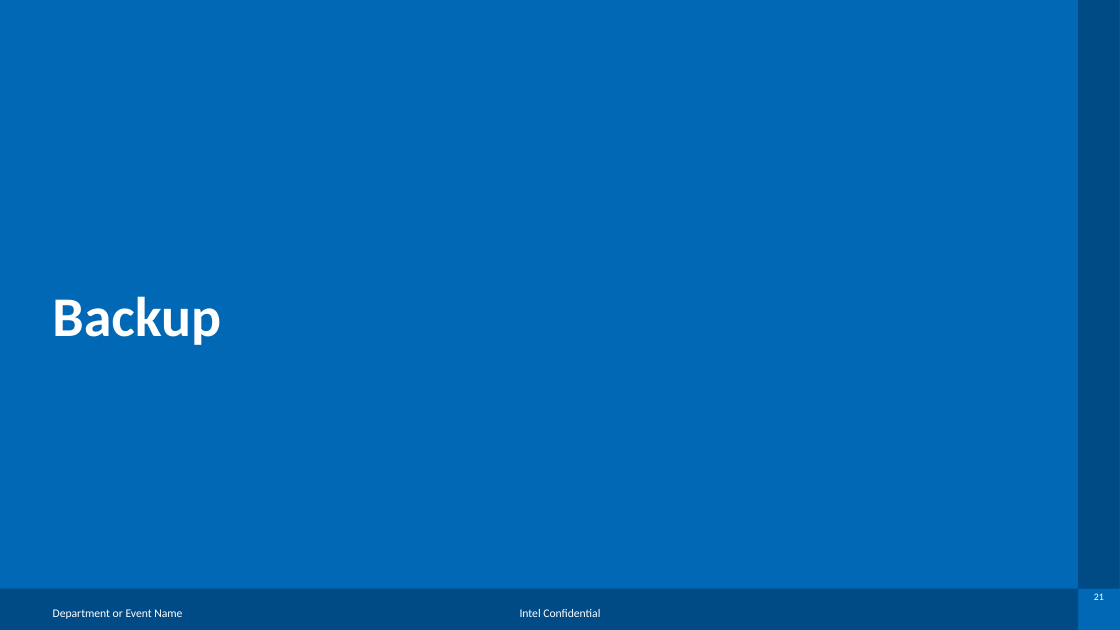
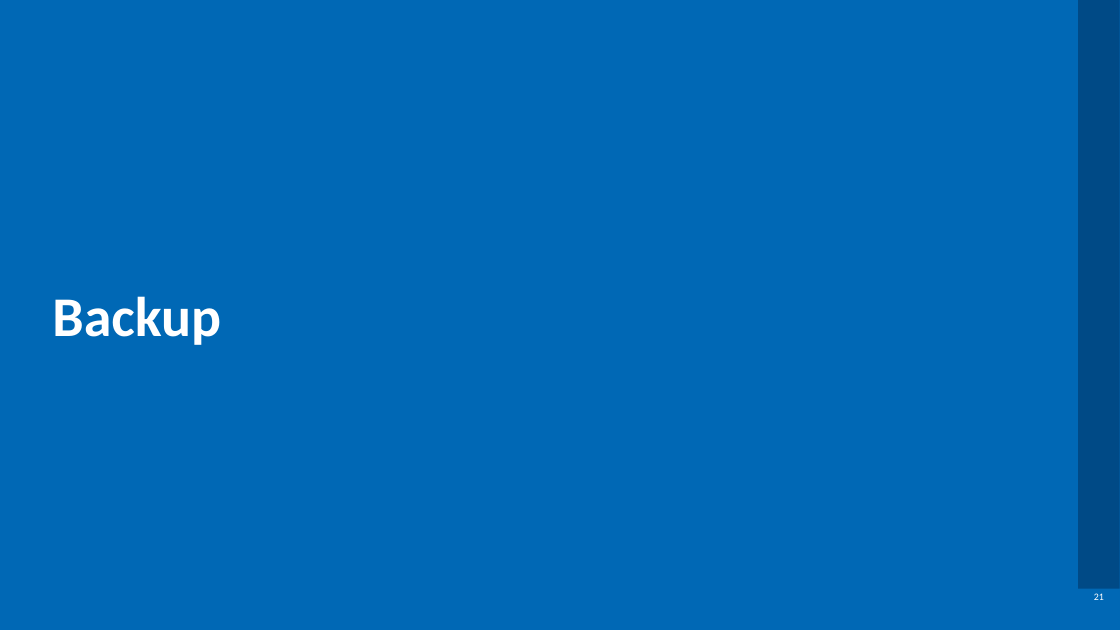
Before and after one commit to chipsalliance/aib-protocols, a slide deck: slide 21 of spi-aib/doc/SPI_User_guide.pptx. Drawn at 1120x630 pixels with LibreOffice and Linux fonts; fonts in the diff are those of the drawing; background and template pictures are left out. Boxes give left, top, right and bottom in pixels: in the first picture for what was removed or moved away, otherwise in the second. Text is boxed around its words. In the diff, an @@ line names an element or a change of style, - is before the commit and + after.

Commit message:
Remove PPT slider Footer Confidential word

```diff
--- a/spi-aib/doc/SPI_User_guide.pptx
+++ b/spi-aib/doc/SPI_User_guide.pptx
@@ rectangle removed at (0, 589, 1079, 630) @@
@@ text removed at (53, 609, 182, 619) @@
-Department or Event Name
@@ text removed at (520, 609, 600, 617) @@
-Intel Confidential
```
Also in this commit, not shown: 1 other slide changed.
